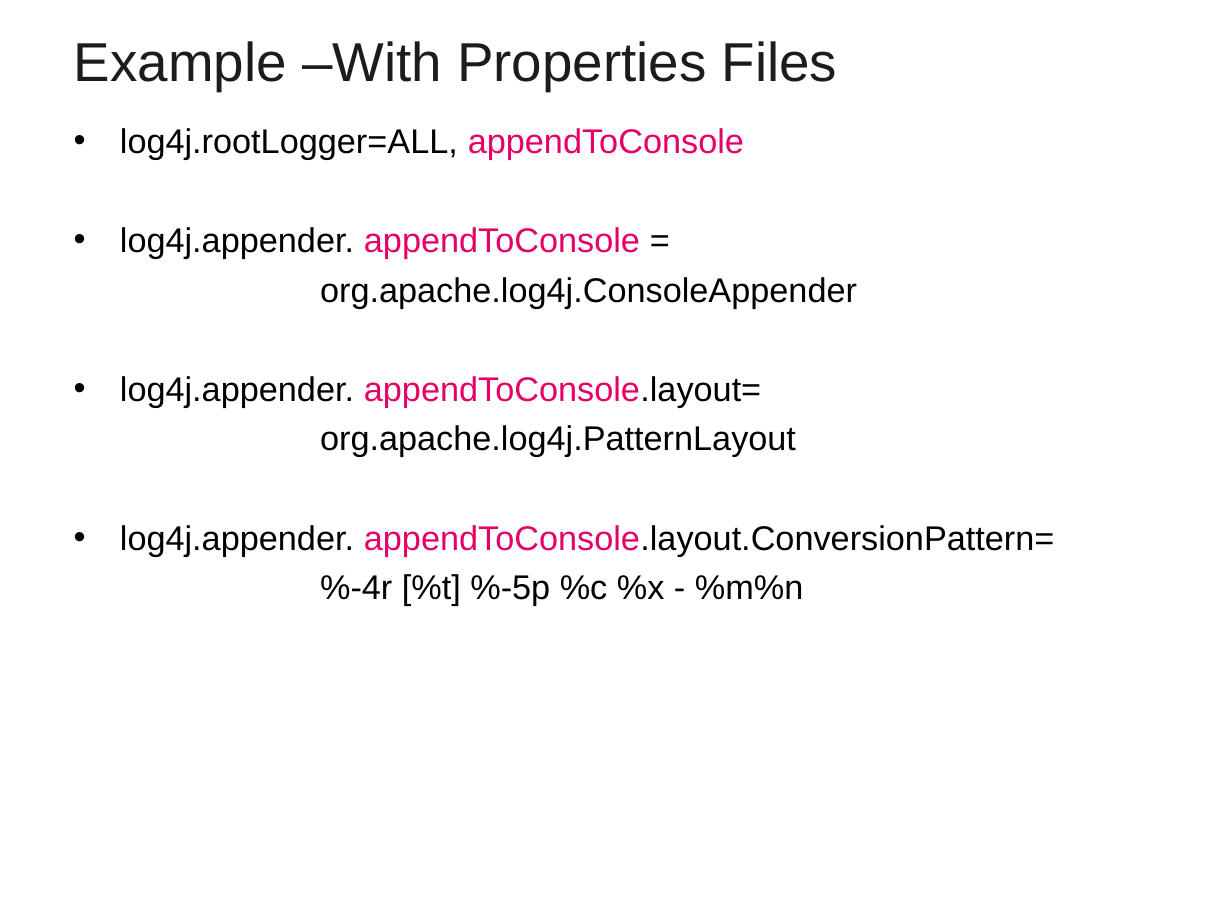
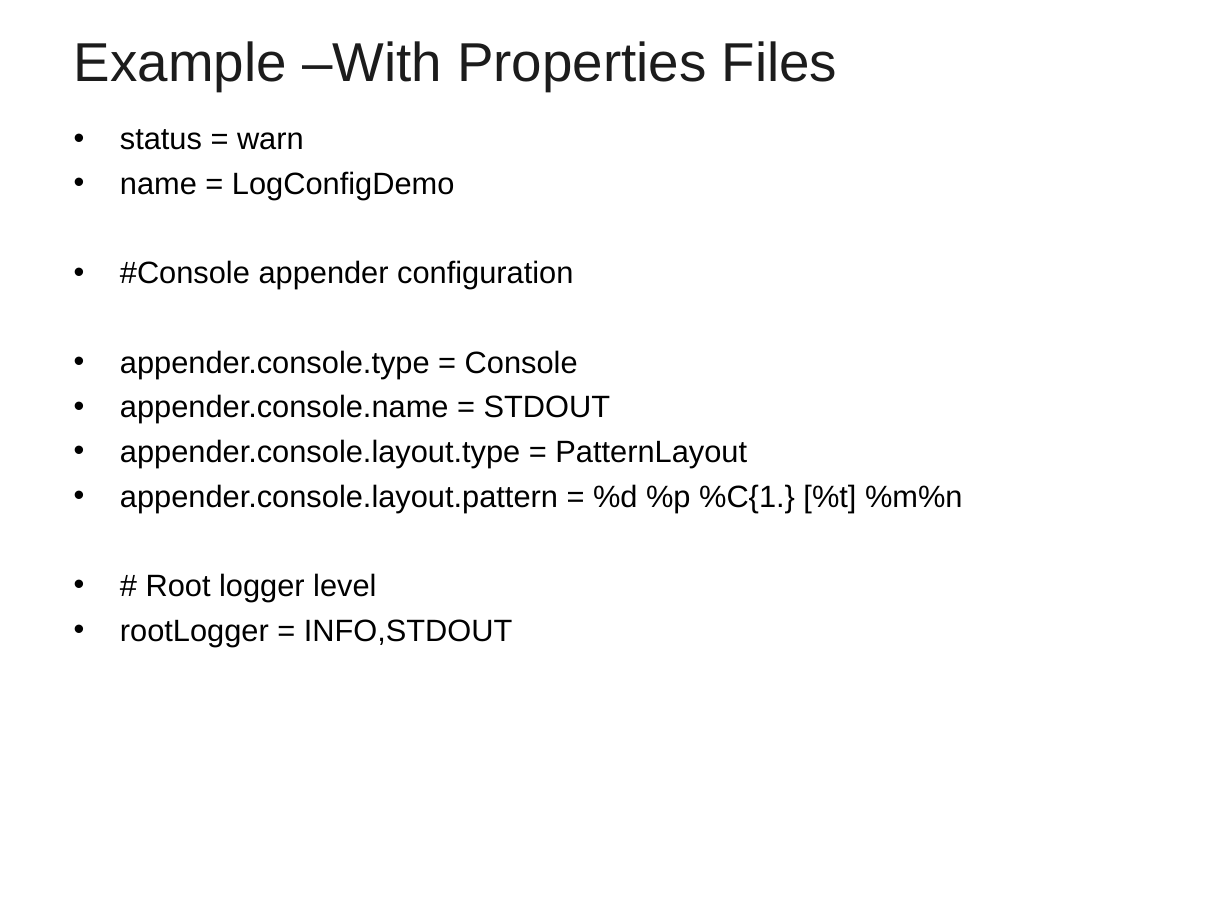
Before and after one commit to vatsank/freshers_sep_2022, a slide deck: slide 36 of Log4j.ppt (slide 34 before the commit). Drawn at 1232x924 pixels with LibreOffice and Linux fonts; fonts in the diff are those of the drawing; background and template pictures are left out. Boxes give left, top, right and bottom in pixels: in the first picture for what was removed or moved away, otherwise in the second. Text is boxed around its words. In the diff, an @@ line names an element or a change of style, - is before the commit and + after.

```diff
--- a/Log4j.ppt
+++ b/Log4j.ppt
@@ text at bbox=[120, 129, 963, 646]: text changed; size 20 to 18 pt @@
-• log4j.rootLogger=ALL, appendToConsole
-• log4j.appender. appendToConsole =
-        org.apache.log4j.ConsoleAppender
-• log4j.appender. appendToConsole.layout=
-        org.apache.log4j.PatternLayout
-• log4j.appender. appendToConsole.layout.ConversionPattern=
-        %-4r [%t] %-5p %c %x - %m%n
+• status = warn
+• name = LogConfigDemo
+• #Console appender configuration
+• appender.console.type = Console
+• appender.console.name = STDOUT
+• appender.console.layout.type = PatternLayout
+• appender.console.layout.pattern = %d %p %C{1.} [%t] %m%n
+• # Root logger level
+• rootLogger = INFO,STDOUT
```
Also in this commit, not shown: 6 other slides changed, 5 slides added, 2 slides removed.
